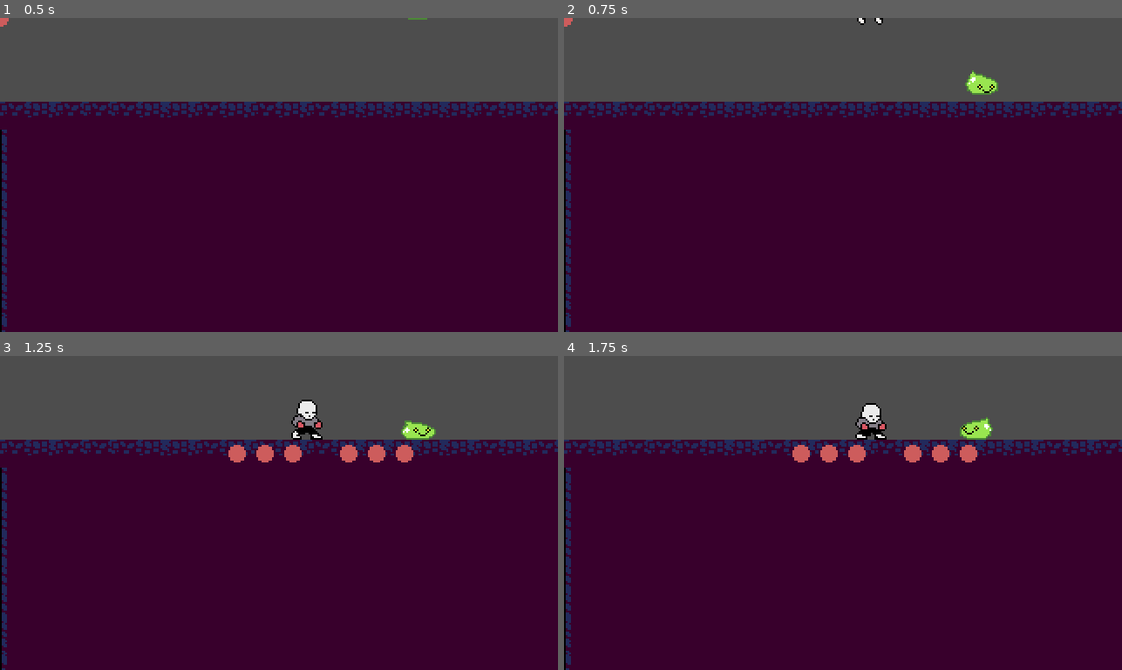
Above: before the commit, frames 1-4 (two rows, left to right).
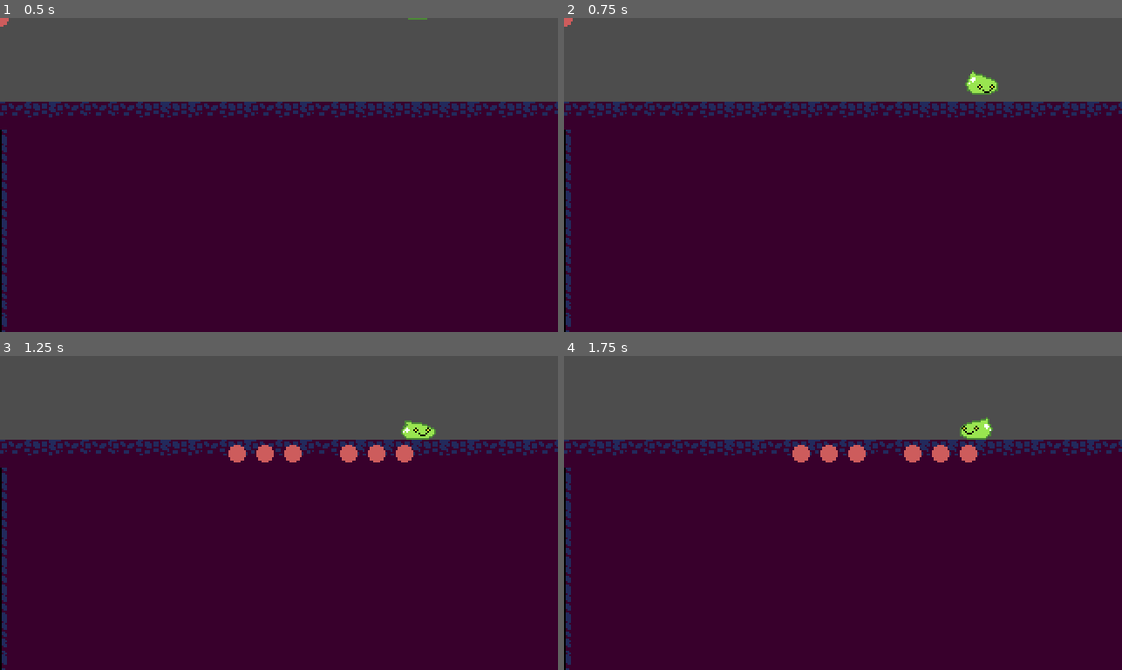
Above: after the commit, the same moments.

Repository: snake-ob/bone-platformer
Game: Godot game, scene res://TestLevel-Mar25.tscn
The game is run twice, just before and just after one commit, with the same random seed, the same clock (stepped at 60 frames per second) and the same inputs. This scene is started directly instead of the project's main scene.
Inputs:
- Up to frame 1 (0.5 s): no input
- Up to frame 2 (0.75 s): tap Enter at 0.5 s
- Up to frame 3 (1.25 s): no input
- Up to frame 4 (1.75 s): no input

Frame 1 is identical in both runs. In frame 2, less than 0.1% of the frame differs, in the area x 52-58%, y 0-3%; in frame 3, 0.5%, in the area x 52-58%, y 13-27%; in frame 4, 0.5%.

Commit message:
Roadmap.txt updated. Uppercut added (and subsequently broke)

Diff:
--- a/project/Player/Player.tscn
+++ b/project/Player/Player.tscn
@@ -4,6 +4,7 @@
 [ext_resource type="Texture2D" uid="uid://dj8635lmd5oyn" path="res://Assets/Sprite Sheets/boxer-spritesheet.png" id="1_f501w"]
 [ext_resource type="PackedScene" uid="uid://bysbmq2osg5i2" path="res://State Machines/StateMachine.tscn" id="2_qm0nl"]
 [ext_resource type="Texture2D" uid="uid://bt76al0e22kov" path="res://Assets/Sprite Sheets/boxer-bonesly-Sheet.png" id="3_mstqf"]
+[ext_resource type="Texture2D" uid="uid://ba742jx585fok" path="res://Assets/Sprite Sheets/boxer-bonesly-Sheet-apr15.png" id="4_6ysni"]
 [ext_resource type="Script" uid="uid://dekdrj2dp7q8i" path="res://Nodes/soft_collision.gd" id="5_8g4oa"]
 
 [sub_resource type="GDScript" id="GDScript_q5sgk"]
@@ -264,9 +265,9 @@
 atlas = ExtResource("1_f501w")
 region = Rect2(330, 0, 30, 40)
 
-[sub_resource type="AtlasTexture" id="AtlasTexture_wbvik"]
-atlas = ExtResource("1_f501w")
-region = Rect2(390, 0, 30, 40)
+[sub_resource type="AtlasTexture" id="AtlasTexture_s1rgi"]
+atlas = ExtResource("4_6ysni")
+region = Rect2(570, 0, 30, 40)
 
 [sub_resource type="AtlasTexture" id="AtlasTexture_7454o"]
 atlas = ExtResource("1_f501w")
@@ -436,11 +437,11 @@
 }, {
 "frames": [{
 "duration": 1.0,
-"texture": SubResource("AtlasTexture_wbvik")
-}],
-"loop": true,
-"name": &"up_aerial",
-"speed": 5.0
+"texture": SubResource("AtlasTexture_s1rgi")
+}],
+"loop": false,
+"name": &"uppercut",
+"speed": 24.0
 }, {
 "frames": [{
 "duration": 1.0,
@@ -501,6 +502,8 @@
 func process_punch():
 	if Actor.cross_ready == true:
 		change_state.emit(\"cross\")
+	elif Input.is_action_pressed(\"ui_up\"):
+		change_state.emit(\"uppercut\")
 	else:
 		change_state.emit(\"jab\")
 
@@ -544,6 +547,8 @@
 func process_punch():
 	if Actor.cross_ready == true:
 		change_state.emit(\"cross\")
+	elif Input.is_action_pressed(\"ui_up\"):
+		change_state.emit(\"uppercut\")
 	else:
 		change_state.emit(\"jab\")
 "
@@ -931,6 +936,48 @@
 		Actor.velocity.x = move_toward(Actor.velocity.x, Actor.AERIAL_SPEED * input.x, Actor.ACCELLERATION)
 "
 
+[sub_resource type="GDScript" id="GDScript_8g4oa"]
+script/source = "extends State
+
+@export var UPPERCUT_VELOCITY = 400
+
+@export var Actor : Node
+@export var HitBox : Node
+var punch_held : bool
+
+var uppercut_timer : Timer
+
+func _ready():
+	uppercut_timer = Timer.new()
+	add_child(uppercut_timer)
+	uppercut_timer.one_shot = true
+	uppercut_timer.timeout.connect(_on_uppercut_finished)
+
+func _enter_state():
+	HitBox.set_disabled(false)
+	punch_held = true
+	if Actor:
+		Actor.velocity.x = Actor.velocity.x/2
+		Actor.velocity.y -= UPPERCUT_VELOCITY
+	change_animation.emit(\"uppercut\")
+	#uppercut_timer.start(2)
+
+func _physics_update(delta):
+	if Actor.velocity.y >= 0:
+		change_state.emit('fall')
+	apply_gravity(Actor, delta)
+
+func _exit_state():
+	HitBox.set_disabled(true)
+	uppercut_timer.stop()
+
+func _on_uppercut_finished():
+	if Actor.velocity.y !=0:
+		change_state.emit(\"fall\")
+	else:
+		change_state.emit(\"idle\")
+"
+
 [sub_resource type="CapsuleShape2D" id="CapsuleShape2D_6ysni"]
 radius = 6.0
 height = 16.0
@@ -1046,7 +1093,7 @@
 texture_filter = 1
 position = Vector2(3, -12)
 sprite_frames = SubResource("SpriteFrames_xnr8x")
-animation = &"down_aerial"
+animation = &"cross"
 
 [node name="FloorRay" type="RayCast2D" parent="Body" unique_id=1467467166]
 position = Vector2(-2.08165e-12, -10)
@@ -1128,6 +1175,13 @@
 [node name="Pogo" type="Node" parent="StateMachine" unique_id=55743994 node_paths=PackedStringArray("Actor")]
 script = SubResource("GDScript_tpd5w")
 Actor = NodePath("../..")
+
+[node name="Uppercut" type="Node" parent="StateMachine" unique_id=264851494 node_paths=PackedStringArray("Actor", "HitBox")]
+script = SubResource("GDScript_8g4oa")
+UPPERCUT_VELOCITY = 600
+Actor = NodePath("../..")
+HitBox = NodePath("../../Body/HitBoxes/AerialUp/CollisionShape2D")
+metadata/_custom_type_script = "uid://dlexbcb8bfd2k"
 
 [node name="CrossTimer" type="Timer" parent="." unique_id=650838513]
 one_shot = true
--- a/project/State Machines/state-machine.gd
+++ b/project/State Machines/state-machine.gd
@@ -38,7 +38,7 @@
 func _on_change_state(new_state : String):
 	if new_state in states:
 		_set_state(new_state)
-	#print(new_state)
+	print(new_state)
 
 func _on_change_animation(new_animation : String):
 	change_animation.emit(new_animation)
--- a/project/TestLevel-Mar25.tscn
+++ b/project/TestLevel-Mar25.tscn
@@ -157,6 +157,7 @@
 script = SubResource("GDScript_xnb64")
 
 [node name="Player" parent="." unique_id=1304642200 instance=ExtResource("1_fepeq")]
+visible = false
 position = Vector2(176, -104)
 JUMP_FORCE = 100.0
 FRICTION = 50
Binary file added: project/Assets/Sprite Sheets/boxer-bonesly-Sheet-apr15.png
Not shown, added: project/Assets/Sprite Sheets/boxer-bonesly-Sheet-apr15.png.import
Not shown, changed: roadmap.txt
